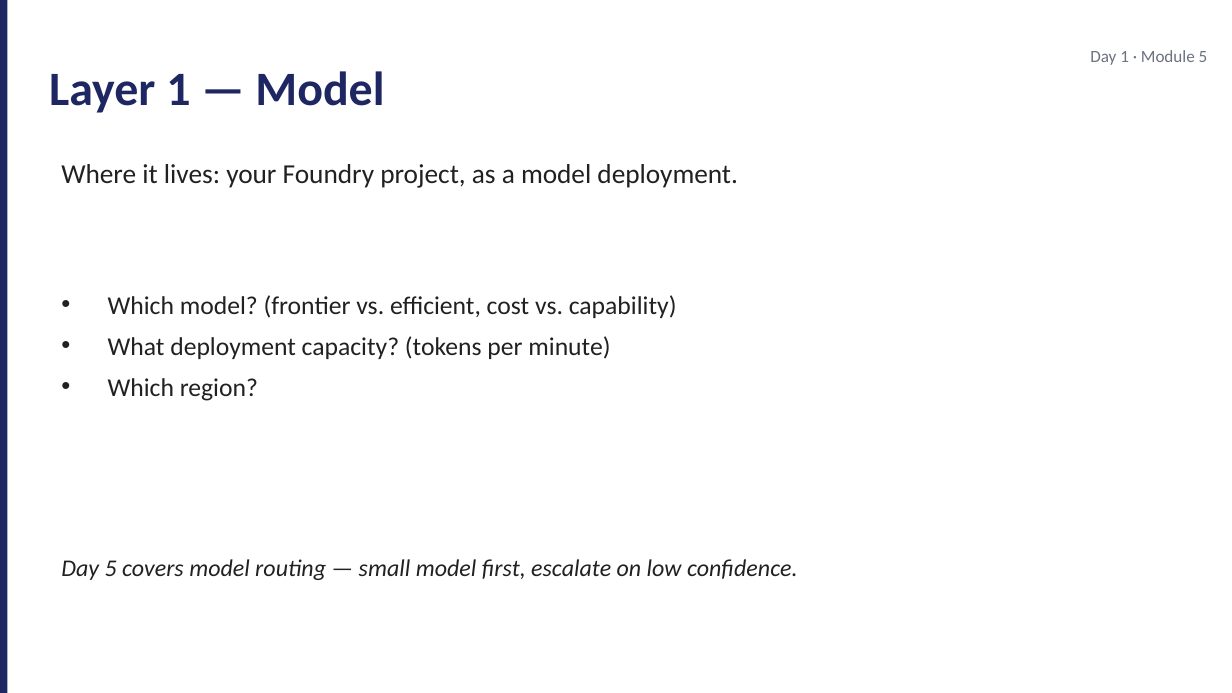
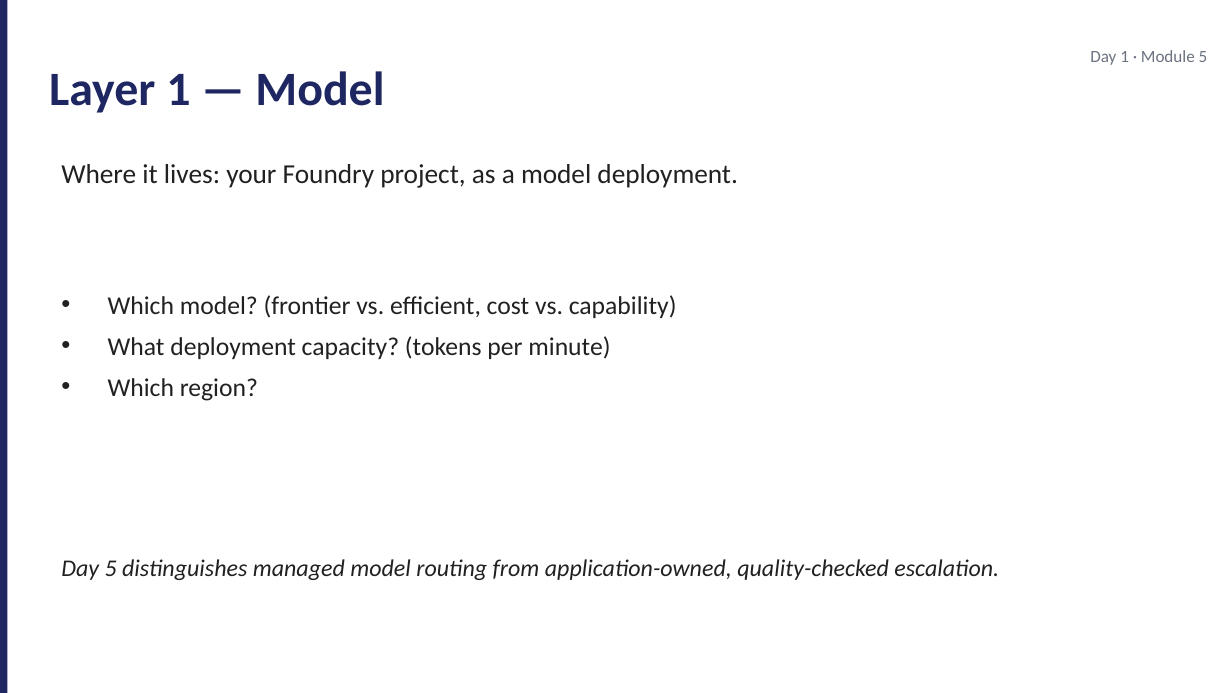
Before and after one commit to JimPiquant/Building-AI-Apps-and-Agents, a slide deck: slide 3 of decks/day1/module-5-agent-stack.pptx. Drawn at 1232x693 pixels with LibreOffice and Linux fonts; fonts in the diff are those of the drawing. Boxes give left, top, right and bottom in pixels: in the first picture for what was removed or moved away, otherwise in the second. Text is boxed around its words. In the diff, an @@ line names an element or a change of style, - is before the commit and + after.

```diff
--- a/decks/day1/module-5-agent-stack.pptx
+++ b/decks/day1/module-5-agent-stack.pptx
@@ text at <box>61,559,999,580</box>: text changed @@
-Day 5 covers model routing — small model first, escalate on low confidence.
+Day 5 distinguishes managed model routing from application-owned, quality-checked escalation.
```
Also in this commit, not shown: 1 other slide changed, 42 other files.
